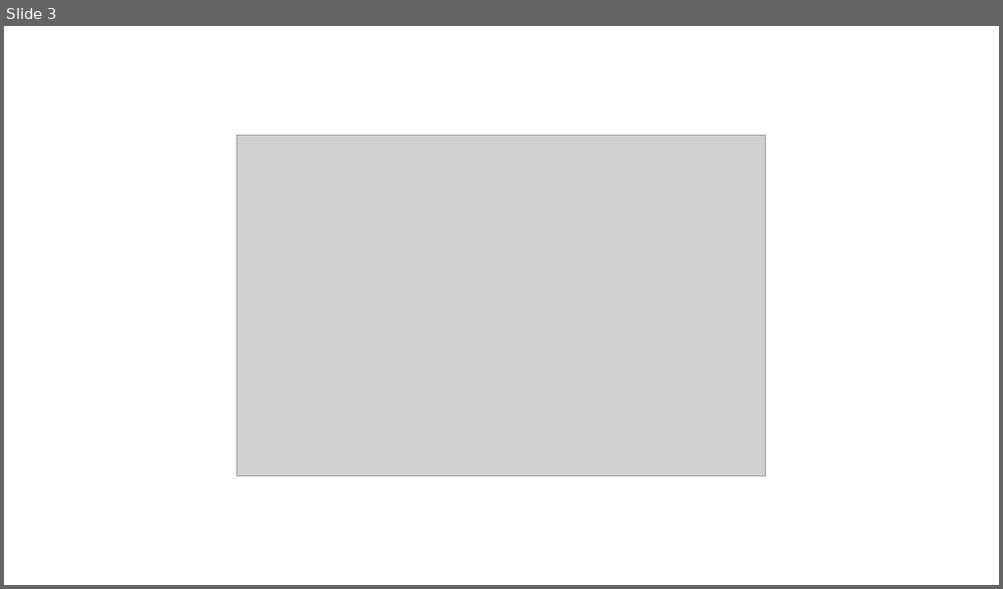
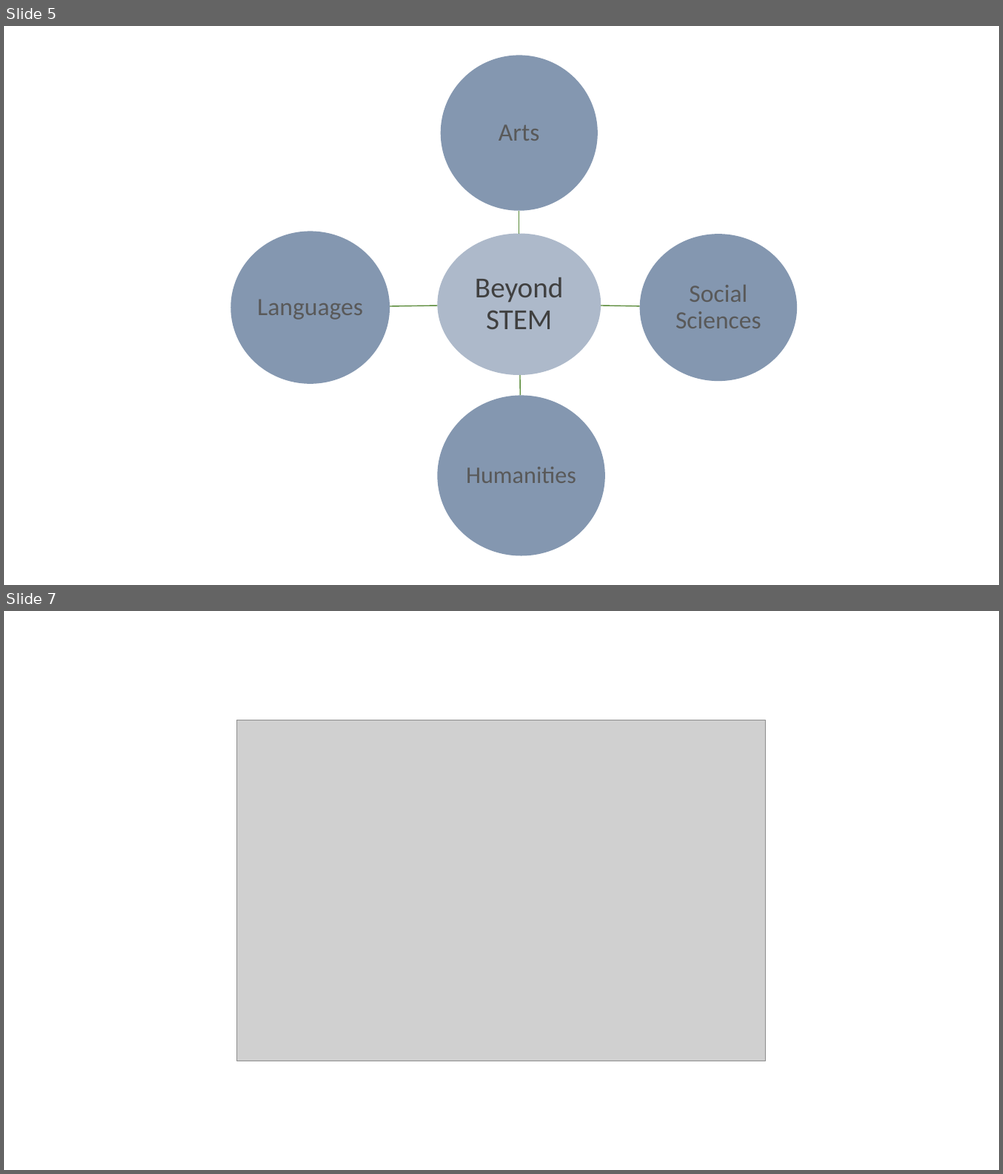
Before and after one commit to PracticumAI-Test/practicum, a slide deck: ai_workshop_presentation.pptx. Shown one above the other, each under a label of ours: slide 3 before the commit, slides 5 and 7 after it; the slides between them are not shown. The pictures are 1003x589 and 1003x1174 pixels, drawn with LibreOffice and Linux fonts; fonts in the diff are those of the drawing; grey boxes stand for pictures. Boxes give left, top, right and bottom in pixels: in the first picture for what was removed or moved away, otherwise in the second. Text is boxed around its words. In the diff, an @@ line names an element or a change of style, - is before the commit and + after.

```diff
--- a/ai_workshop_presentation.pptx
+++ b/ai_workshop_presentation.pptx
@@ slide 5 added at (4, 26, 999, 585), background #FFFFFF @@
@@ group added at (231, 55, 797, 557): 5 ellipses, 5 texts, 4 freeform shapes @@
+Beyond STEM
+Arts
+Social Sciences
+Humanities
+Languages
@@ what was slide 3 is now slide 7 @@
```
Also in this commit, not shown: 2 slides changed, 11 other slides added, 7 slides removed.
